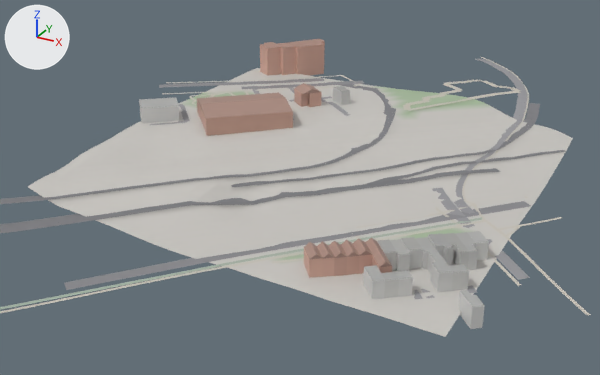
The glTF model game/world/tile_-8_6.glb: old version first, new version second.
Rendered twice from a 50 mm lens placed at (-1696.0, -2104.0, 217.0), pointed at (-1934.0, -1670.0, 0.0). The lights are fixed; the arrows at upper left show +X, +Y and +Z. The first picture is the older version. Where no turn or scale is listed for an object, it has been applied to the vertices.

Names of what the first picture shows: 'buildings', 'roads', 'terrain'.
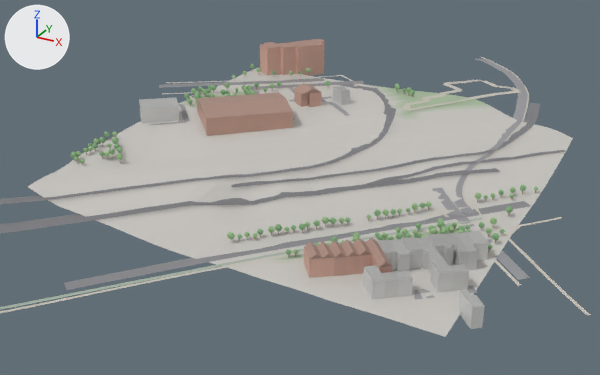
Changed parts and their boxes [x1, y1, x2, y2] in the pictures (600 x 375 px):
'props', added: after [71, 64, 538, 258]

Diff of the bpy script that builds the scene:
```diff
--- a/game/world/tile_-8_6.glb.py
+++ b/game/world/tile_-8_6.glb.py
@@ me_props @@
+me_props.from_pydata(...)  # 3816 vertices, 6360 faces; spans x -2050.0..-1794.0, y -1771.0..-1535.0, z 6.0..40.0
+me_props.materials.append(mat_defaultmaterial_002)
@@ ob_props @@
+ob_props = bpy.data.objects.new('props', me_props)
+ob_props.location = (0.0, 0.0, 0.0)
```
